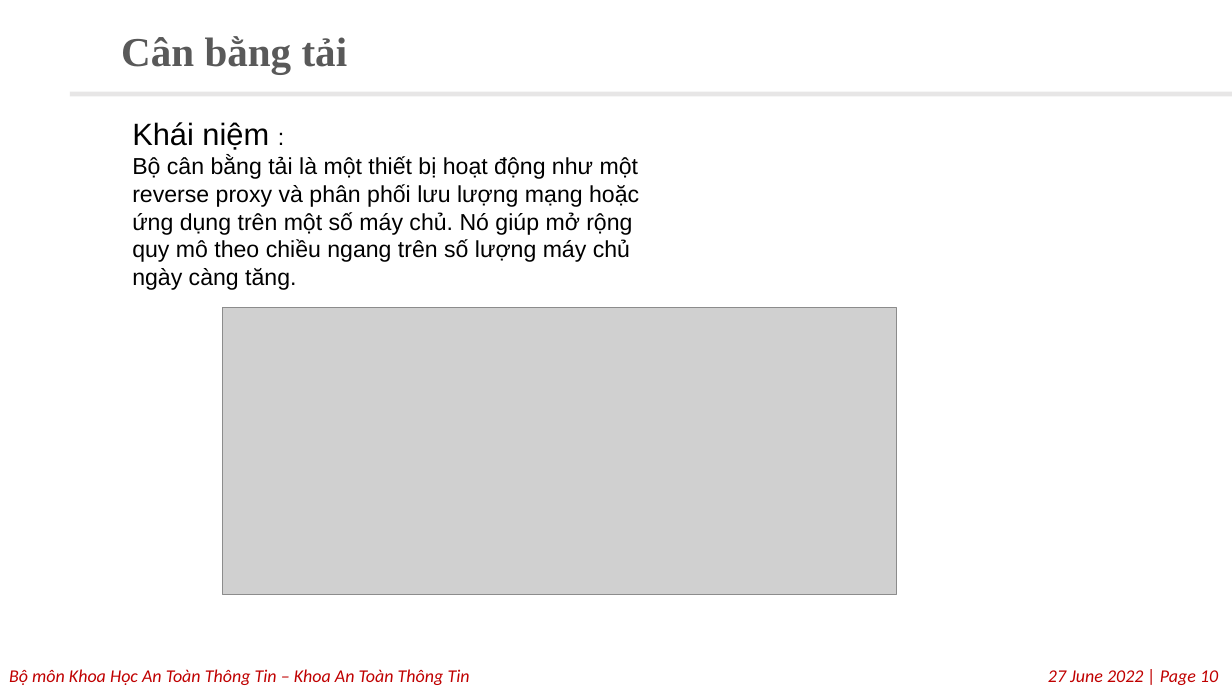
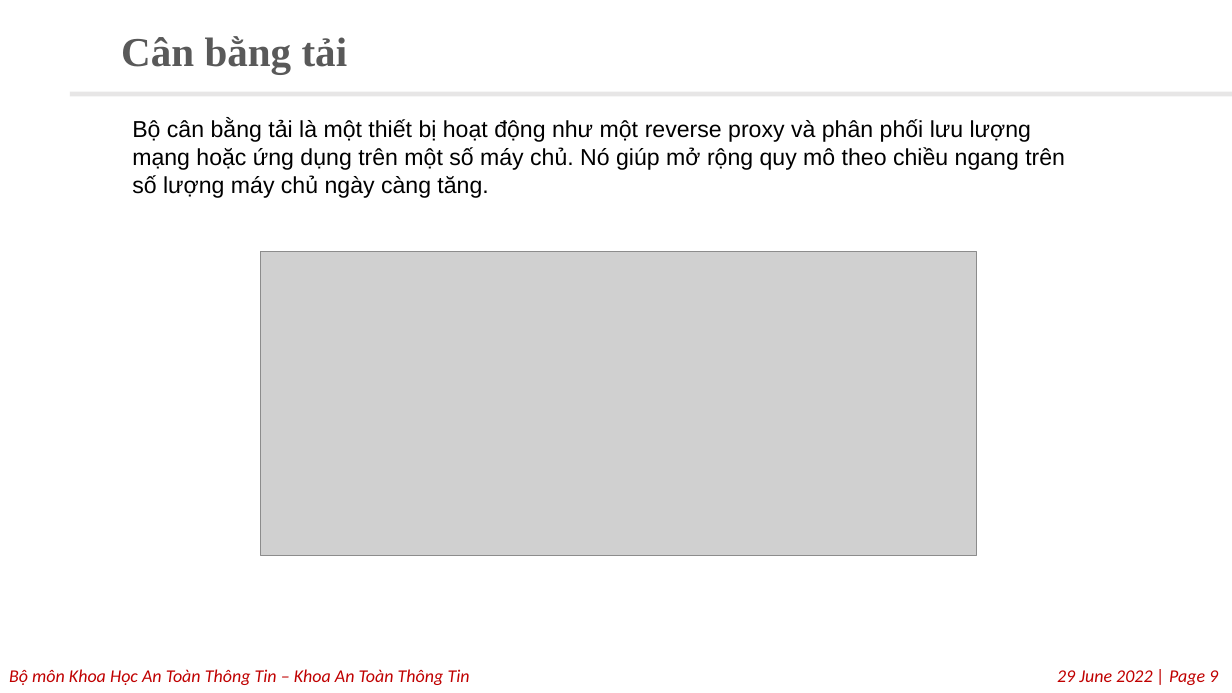
Before and after one commit to tiephunter/Traefik, a slide deck: slide 9 of Phương pháp cân bằng tải traefik.pptx (slide 10 before the commit). Drawn at 1232x693 pixels with LibreOffice and Linux fonts; fonts in the diff are those of the drawing; grey boxes stand for pictures; background and template pictures are left out. Boxes give left, top, right and bottom in pixels: in the first picture for what was removed or moved away, otherwise in the second. Text is boxed around its words. In the diff, an @@ line names an element or a change of style, - is before the commit and + after.

```diff
--- a/Phương pháp cân bằng tải traefik.pptx
+++ b/Phương pháp cân bằng tải traefik.pptx
@@ text at [132, 122, 269, 150]: paragraph removed @@
-Khái niệm :
@@ picture: place and size @@
-picture at [223, 308, 897, 594]
+picture at [261, 251, 976, 556]
@@ text at [1057, 670, 1218, 685]: text changed @@
-27 June 2022 | Page 10
+29 June 2022 | Page 9
```
Also in this commit, not shown: 7 other slides changed, 5 slides added, 4 slides removed, 7 other files.
